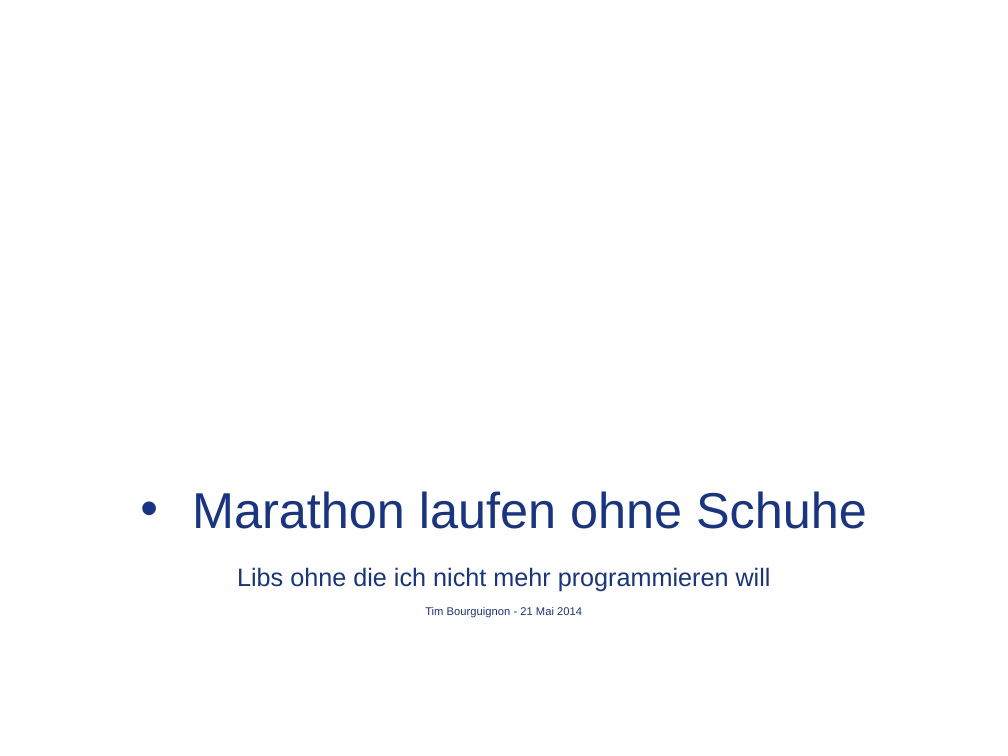
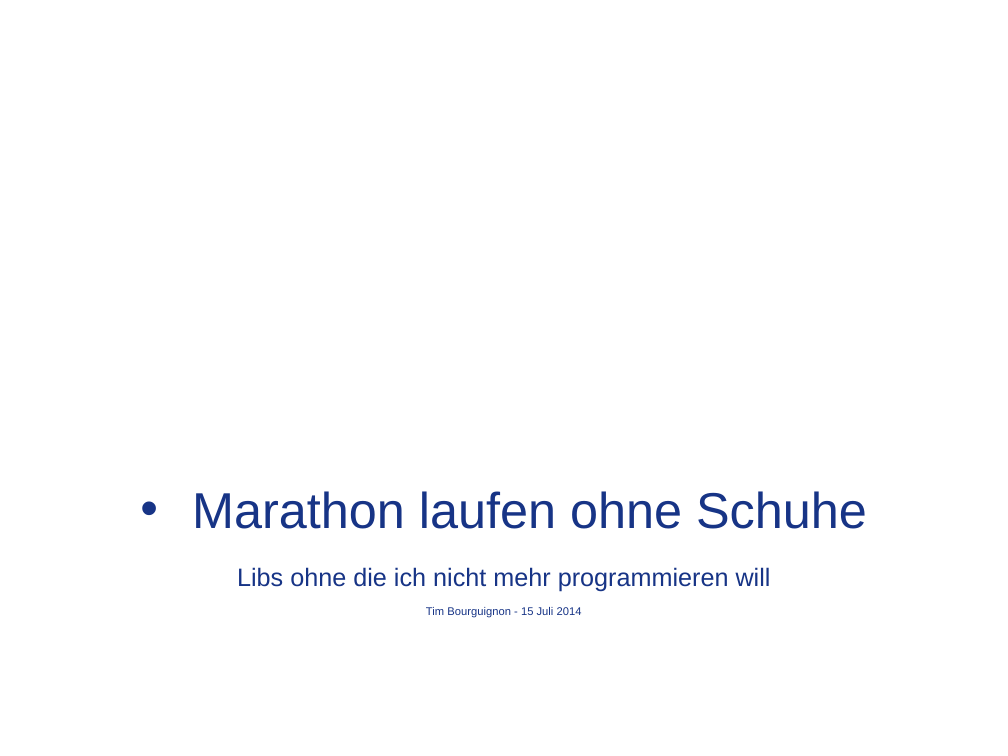
Before and after one commit to Timothep/MarathonWOShoes, a slide deck: slide 1 of BarefootMarathon.odp. Drawn at 1008x756 pixels with LibreOffice and Linux fonts; fonts in the diff are those of the drawing; background and template pictures are left out. Boxes give left, top, right and bottom in pixels: in the first picture for what was removed or moved away, otherwise in the second. Text is boxed around its words. In the diff, an @@ line names an element or a change of style, - is before the commit and + after.

```diff
--- a/BarefootMarathon.odp
+++ b/BarefootMarathon.odp
@@ text at box(426, 607, 582, 617): text changed @@
-Tim Bourguignon - 21 Mai 2014
+Tim Bourguignon - 15 Juli 2014
```
Also in this commit, not shown: 5 other slides changed, 5 other files.
